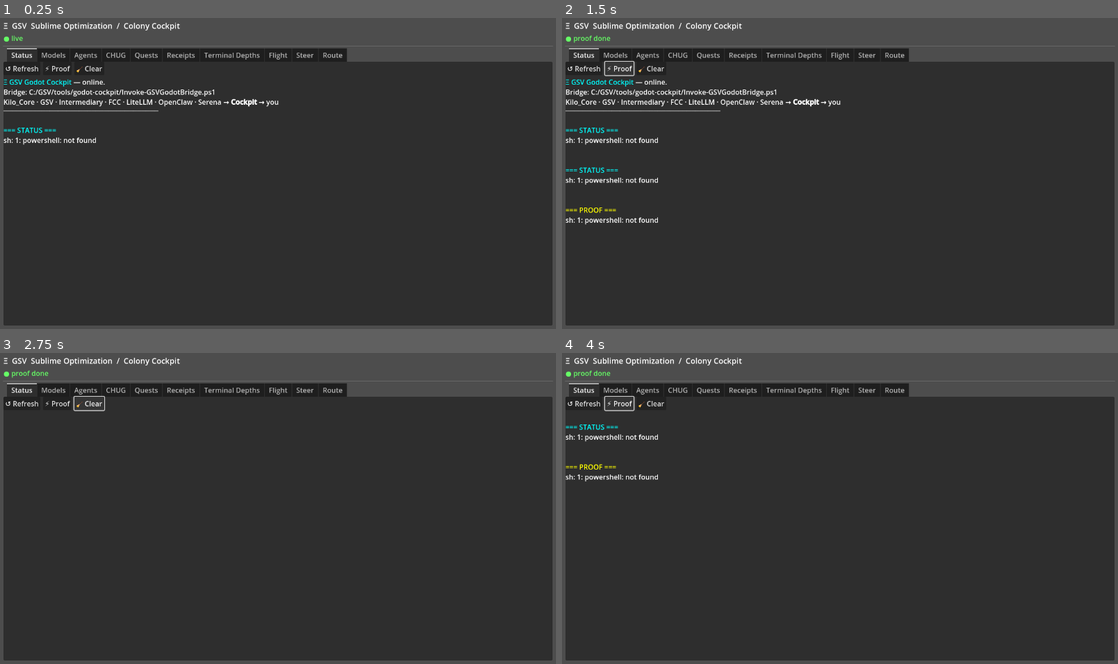
Above: before the commit, frames 1-4 (two rows, left to right).
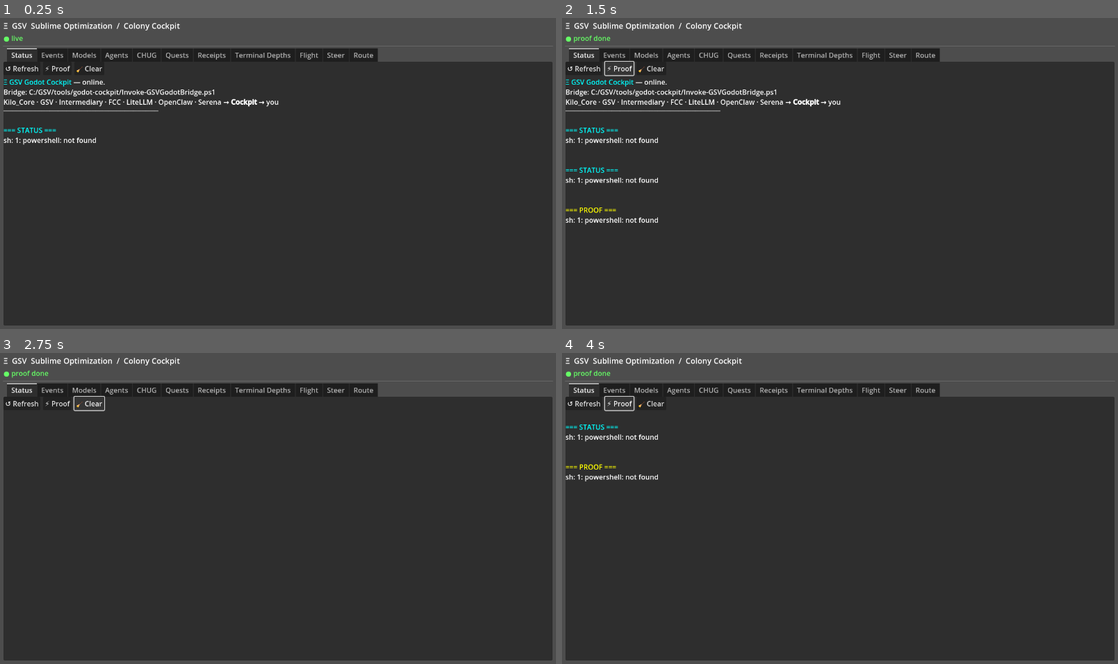
Above: after the commit, the same moments.

Repository: KiloMusician/GSV_Godot_Cockpit
Game: Godot game, scene res://scenes/Main.tscn
The game is run twice, just before and just after one commit, with the same random seed, the same clock (stepped at 60 frames per second) and the same inputs.
Inputs:
- Up to frame 1 (0.25 s): no input
- Up to frame 2 (1.5 s): click "↺ Refresh" at 0.5 s; click "⚡ Proof" at 1.25 s
- Up to frame 3 (2.75 s): click "🧹 Clear" at 2 s
- Up to frame 4 (4 s): click "↺ Refresh" at 2.75 s; click "⚡ Proof" at 3.5 s

The runs differ from the first frame. In frame 1, 0.7% of the frame differs, in the area x 7-68%, y 9-15%; in frame 2, 0.7%; in frame 3, 0.7%; in frame 4, 0.7%.
Error before the commit: Invalid assignment of property or key 'use_bbcode' with value of type 'bool' on a base object of type 'RichTextLabel'. (res://scripts/ModelStatusPanel.gd:36)
Error after the commit: Invalid assignment of property or key 'use_bbcode' with value of type 'bool' on a base object of type 'RichTextLabel'. (res://scripts/EventStream.gd:52)

Commit message:
feat(cockpit): EventStream panel — live colony nervous system (9 tabs)
EventStream.gd tails C:/GSV/talkback/events.jsonl with 3s polling.
Zero bridge overhead — direct FileAccess, no subprocess per tick.
Colours: cyan=service, green=fix, yellow=signal, red=error, magenta=sprint.
Pause/clear/reload controls. Tail last 200 lines on load.
Wired as second tab (after Status) for maximum visibility.

Co-Authored-By: Claude Sonnet 4.6 <noreply@anthropic.com>

Diff:
--- /dev/null
+++ b/scripts/EventStream.gd
@@ -0,0 +1,139 @@
+extends PanelContainer
+class_name EventStream
+
+## EventStream — Live colony event feed.
+## Tails C:/GSV/talkback/events.jsonl and colours events by kind.
+## Zero bridge overhead: reads file directly via FileAccess.
+
+const EVENTS_FILE := "C:/GSV/talkback/events.jsonl"
+const MAX_LINES   := 200
+const POLL_SEC    := 3.0
+
+var _box:    RichTextLabel
+var _paused: bool = false
+var _last_size: int = 0
+var _timer:  Timer
+
+static func create() -> EventStream:
+	return EventStream.new()
+
+func _ready() -> void:
+	var root := VBoxContainer.new()
+	root.add_theme_constant_override("separation", 4)
+	add_child(root)
+
+	# Header
+	var hdr := HBoxContainer.new()
+	root.add_child(hdr)
+
+	var title := Label.new()
+	title.text = "⚡ Event Stream — Colony Nervous System"
+	title.add_theme_font_size_override("font_size", 15)
+	title.size_flags_horizontal = Control.SIZE_EXPAND_FILL
+	hdr.add_child(title)
+
+	var pause_btn := Button.new()
+	pause_btn.text = "⏸"
+	pause_btn.toggled.connect(func(on): _paused = on)
+	hdr.add_child(pause_btn)
+
+	var clear_btn := Button.new()
+	clear_btn.text = "🧹"
+	clear_btn.pressed.connect(func(): _box.clear())
+	hdr.add_child(clear_btn)
+
+	var reload_btn := Button.new()
+	reload_btn.text = "↺"
+	reload_btn.pressed.connect(_full_reload)
+	hdr.add_child(reload_btn)
+
+	# Event box
+	_box = RichTextLabel.new()
+	_box.use_bbcode = true
+	_box.scroll_following = true
+	_box.size_flags_vertical = Control.SIZE_EXPAND_FILL
+	root.add_child(_box)
+
+	# Legend
+	var legend := Label.new()
+	legend.text = "cyan=service  green=fix  yellow=signal  red=error  white=other"
+	legend.modulate = Color(0.45, 0.45, 0.45)
+	root.add_child(legend)
+
+	_full_reload()
+
+	_timer = Timer.new()
+	_timer.wait_time = POLL_SEC
+	_timer.autostart = true
+	_timer.timeout.connect(_poll)
+	add_child(_timer)
+
+func _full_reload() -> void:
+	_box.clear()
+	_last_size = 0
+	if not FileAccess.file_exists(EVENTS_FILE):
+		_box.append_text("[color=yellow](no events file yet: %s)[/color]\n" % EVENTS_FILE)
+		return
+	var f := FileAccess.open(EVENTS_FILE, FileAccess.READ)
+	if not f:
+		_box.append_text("[color=red]cannot open events file[/color]\n")
+		return
+	# Load tail of file — last MAX_LINES lines
+	var lines: PackedStringArray = []
+	while not f.eof_reached():
+		var line := f.get_line().strip_edges()
+		if line != "":
+			lines.append(line)
+	_last_size = f.get_length()
+	f.close()
+	# Show tail
+	var start := max(0, lines.size() - MAX_LINES)
+	for i in range(start, lines.size()):
+		_append_event(lines[i])
+
+func _poll() -> void:
+	if _paused:
+		return
+	if not FileAccess.file_exists(EVENTS_FILE):
+		return
+	var f := FileAccess.open(EVENTS_FILE, FileAccess.READ)
+	if not f:
+		return
+	var size := f.get_length()
+	if size <= _last_size:
+		f.close()
+		return
+	f.seek(_last_size)
+	while not f.eof_reached():
+		var line := f.get_line().strip_edges()
+		if line != "":
+			_append_event(line)
+	_last_size = size
+	f.close()
+
+func _append_event(line: String) -> void:
+	var parsed = JSON.parse_string(line)
+	if typeof(parsed) != TYPE_DICTIONARY:
+		_box.append_text("[color=gray]" + line.substr(0, 120) + "[/color]\n")
+		return
+
+	var ts:   String = str(parsed.get("ts", parsed.get("timestamp", ""))).substr(11, 8)
+	var kind: String = str(parsed.get("kind", parsed.get("type", parsed.get("event", "event"))))
+	var msg:  String = str(parsed.get("msg", parsed.get("message", parsed.get("data", line)))).substr(0, 120)
+
+	var color := _color_for_kind(kind)
+	_box.append_text("[color=gray]%s[/color] [color=%s]%-16s[/color] %s\n" % [ts, color, kind, msg])
+
+func _color_for_kind(kind: String) -> String:
+	kind = kind.to_lower()
+	if kind.contains("service") or kind.contains("flip") or kind.contains("health"):
+		return "cyan"
+	if kind.contains("fix") or kind.contains("patch") or kind.contains("commit"):
+		return "green"
+	if kind.contains("signal") or kind.contains("chug") or kind.contains("harvest"):
+		return "yellow"
+	if kind.contains("error") or kind.contains("fail") or kind.contains("down"):
+		return "red"
+	if kind.contains("sprint") or kind.contains("cycle"):
+		return "magenta"
+	return "white"
--- a/scripts/Main.gd
+++ b/scripts/Main.gd
@@ -64,6 +64,7 @@
 	root.add_child(_tabs)
 
 	_build_status_tab()
+	_build_events_tab()
 	_build_models_tab()
 	_build_agent_tab()
 	_build_chug_tab()
@@ -91,6 +92,14 @@
 	_status_box.scroll_following = true
 	_status_box.size_flags_vertical = Control.SIZE_EXPAND_FILL
 	panel.add_child(_status_box)
+
+func _build_events_tab() -> void:
+	var panel := VBoxContainer.new()
+	panel.name = "Events"
+	_tabs.add_child(panel)
+	var stream = load("res://scripts/EventStream.gd").new()
+	stream.size_flags_vertical = Control.SIZE_EXPAND_FILL
+	panel.add_child(stream)
 
 func _build_models_tab() -> void:
 	var panel := VBoxContainer.new()
Not shown, added: scripts/EventStream.gd.uid
